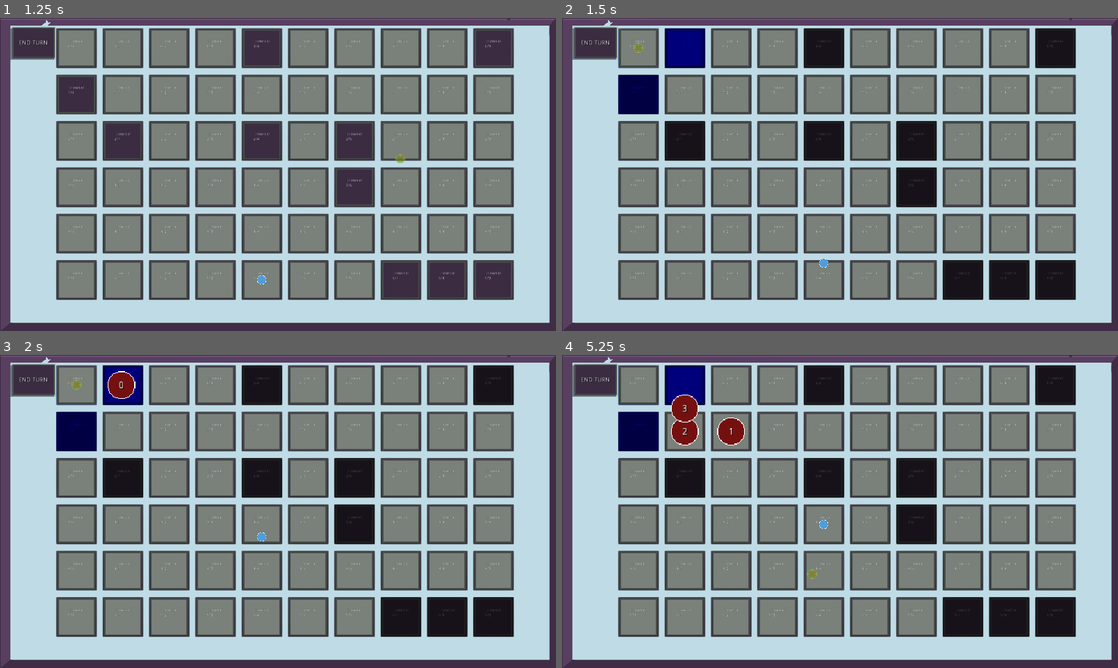
Above: before the commit, frames 1-4 (two rows, left to right).
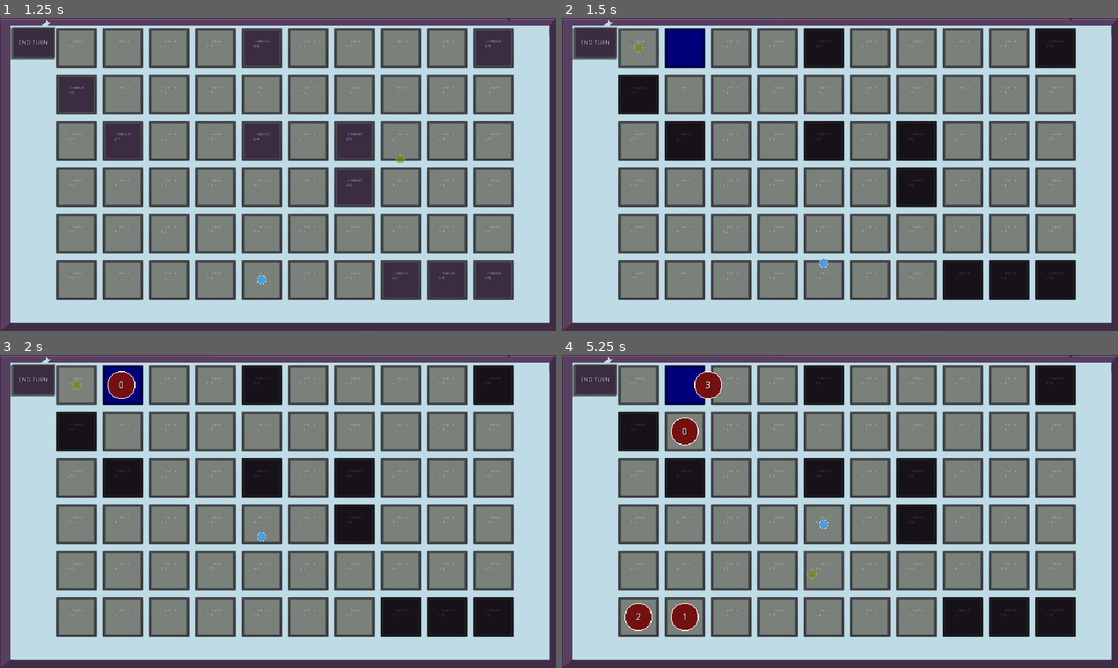
Above: after the commit, the same moments.

Repository: aaronherdzina/grid_rpg
Game: Godot game, scene res://Scenes/MainMenu.tscn
Two runs of this game, one before a commit and one after it. Both use one fixed random seed, a clock stepped at 60 frames per second and the inputs below.
Inputs (mouse positions are in pixels of both pictures, inside the frame that each line leads up to):
- Up to frame 1 (1.25 s): tap Enter (start) at 0.5 s; move the mouse to (400, 158) at 0.52 s; hold Enter (start) from 0.53 s (still down)
- Up to frame 2 (1.5 s): release Enter (start) at 1.25 s; click (639, 49) at 1.27 s
- Up to frame 3 (2 s): no input
- Up to frame 4 (5.25 s): click (639, 386) at 2.02 s; click (639, 386) at 2.77 s; move the mouse to (728, 527) at 3.52 s; tap Enter (start) at 3.6, 5.1 s; move the mouse to (895, 442) at 4.27 s; hold Enter (start) 4.28-5.03 s; move the mouse to (812, 574) at 5.02 s

Frame 1 is identical in both runs. In frame 2, 0.9% of the frame differs, in the area x 10-18%, y 18-31%; in frame 3, 0.9%; in frame 4, 2.7%, in the area x 10-33%, y 5-89%.

Commit message:
feat: updated template with smarter logic to prevent overlapping

Diff:
--- a/Scripts/enemy.gd
+++ b/Scripts/enemy.gd
@@ -9,6 +9,7 @@
 var id = 0
 
 var move_distance = rand_range(2, 5)
+
 
 func _ready():
 	set_process(true)
@@ -24,6 +25,7 @@
 
 	target_tile = target_node
 	target_pos = target_node.global_position
+
 
 func set_spawn_tile(target_node):
 	position = target_node.global_position
@@ -59,6 +61,9 @@
 
 func start_turn():
 	# start turn
+	var l = get_node("/root/level")
+	var default_weight =  meta.unccupied_tile_weight if current_tile.can_move else meta.wall_tile_weight
+	l.level_astar.set_point_weight_scale(current_tile.index, default_weight)
 	# process turn
 	# consider delay to move animations
 	move()
@@ -68,12 +73,18 @@
 
 
 func stop_turn():
+	# astar set point of current tile to
+	var l = get_node("/root/level")
+	l.level_astar.set_point_weight_scale(current_tile.index, meta.occupied_tile_weight)
 	processing_turn = false
 
 
 func move():
 	var player = get_node("/root/player")
-	set_tile_target(player.current_tile)
+	print('moving from: ' + str(id) + ' to: ' + str(player.current_tile.index))
+	var nearby_tile = meta.get_closest_adjacent_tile(self, player.current_tile)
+	print('nearby_tile: ' + str(nearby_tile))
+	set_tile_target(nearby_tile if nearby_tile else player.current_tile)
 	set_navigation()
 
 
@@ -84,8 +95,22 @@
 		if d > 10:
 			position = self.global_position.linear_interpolate(path[0].global_position, (speed * delta)/d)
 		else:
+			var player = get_node("/root/player")
 			current_tile = path[0]
 			position = current_tile.global_position
 			path.remove(0)
+			var stop_path = false
+			if len(path) > 0:
+				for enm in get_tree().get_nodes_in_group("enemies"):
+					if enm != self and enm.current_tile and enm.current_tile.index == path[0].index:
+						stop_path = true
+						break
+				if player.current_tile and path[0].index == player.current_tile.index:
+					stop_path = true
+					# if our next move would be the same as the player's stop and end move
+			else:
+				stop_path = true
+			if stop_path:
+				path = []
 	else:
 		stop_turn() # does not handle attacking or anything yet
--- a/Scripts/level.gd
+++ b/Scripts/level.gd
@@ -74,9 +74,11 @@
 		var count = -1
 		for t in level_tiles:
 			count += 1
-			if rand_range(0, 10) >= 7 or count >= len(level_tiles) * .99:
-				spawn_enemies(level_astar,  level_tiles[0], level_tiles[col+1])
-				break
+			randomize()
+			if t.can_move:
+				if rand_range(0, 10) >= 7 or count >= len(level_tiles) * .99:
+					spawn_enemies(level_astar,  t, level_tiles[col+1])
+					break
 
 
 func spawn_player():
@@ -124,13 +126,13 @@
 	for t in level_tiles:
 		if rand_range(0, 10) >= 8:
 			t.can_move = false
-			connect_astart_path_neightbors(level_astar, t.index, t, row, col, 100)
+			#connect_astart_path_neightbors(level_astar, t.index, t, row, col, meta.wall_tile_weight)
 			t.get_node("Sprite").set_texture(main.WALL_TILE)
 		elif rand_range(0, 10) >= 9:
-			connect_astart_path_neightbors(level_astar, t.index, t, row, col, 1)
+			connect_astart_path_neightbors(level_astar, t.index, t, row, col, meta.unccupied_tile_weight)
 			t.get_node("Sprite").set_texture(main.MOUNTAIN_TILE)
 		else:
-			connect_astart_path_neightbors(level_astar, t.index, t, row, col, 1)
+			connect_astart_path_neightbors(level_astar, t.index, t, row, col, meta.unccupied_tile_weight)
 			t.get_node("Sprite").set_texture(main.BASIC_TILE)
 
 
@@ -187,15 +189,16 @@
 
 
 func _on_end_turn_button_pressed():
+	var p = get_node("/root/player")
 	if meta.player_turn:
-		get_node("/root/player").stop_turn()
+		p.stop_turn()
 		meta.player_turn = false
 		round_turns = []
 		for enm in get_tree().get_nodes_in_group("enemies"):
 			round_turns.append(enm)
 		process_enemy_turns()
 	else:
-		meta.player_turn = true
+		p.start_turn()
 		print('player turn')
 
 func _on_end_turn_button_mouse_entered():
--- a/Scripts/meta.gd
+++ b/Scripts/meta.gd
@@ -6,6 +6,9 @@
 var default_level_rows = 6
 
 var player_turn = true
+var occupied_tile_weight = 1000
+var unccupied_tile_weight = 1
+var wall_tile_weight = 2000
 
 var current_char = {
 	"move_distance": 2,
--- a/Scripts/player.gd
+++ b/Scripts/player.gd
@@ -30,6 +30,8 @@
 func set_spawn_tile(target_node):
 	position = target_node.global_position
 	current_tile = target_node
+	chosen_tile = target_node
+	target_pos = target_node.global_position
 
 
 func set_navigation():
@@ -61,22 +63,18 @@
 
 func start_turn():
 	# start turn
+	var l = get_node("/root/level")
+	var default_weight =  meta.unccupied_tile_weight if current_tile.can_move else meta.wall_tile_weight
+	l.level_astar.set_point_weight_scale(current_tile.index, default_weight)
 	moved_this_turn = false
 	meta.player_turn = true
 	if moving:
 		moving = false
 
-	# process turn
-	# consider delay to move animations
-
-	#######
-
-	# after turn
-	meta.player_turn = false
-	processing_turn = false
-
 
 func stop_turn():
+	var l = get_node("/root/level")
+	l.level_astar.set_point_weight_scale(current_tile.index, meta.occupied_tile_weight)
 	moved_this_turn = false
 	processing_turn = false
 
